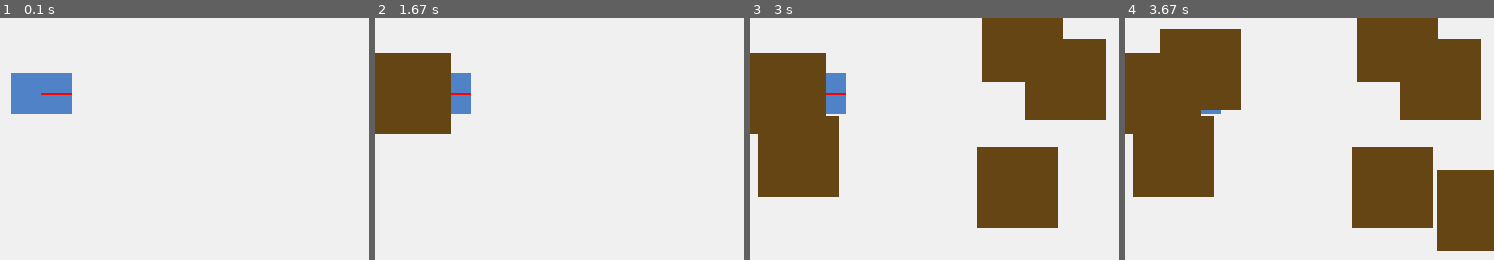
Above: before the commit, frames 1-4 (left to right).
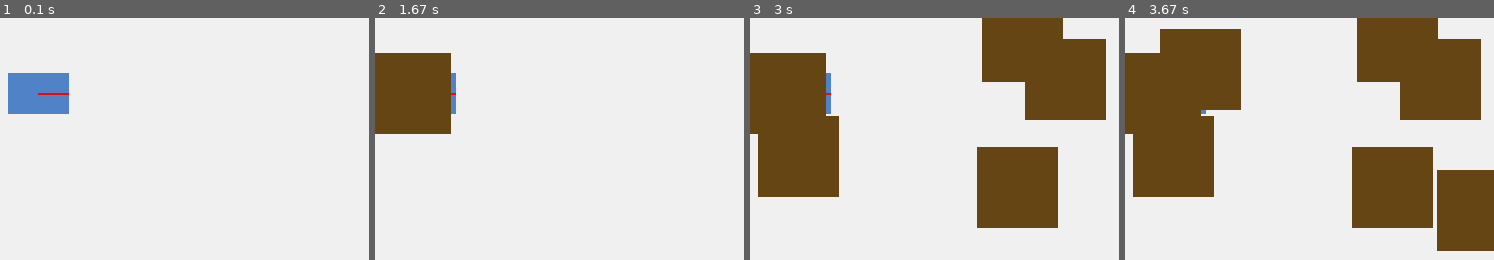
Above: after the commit, the same moments.

Repository: CrazyDreamer2000/ProjetRobotique-UL2IN013
Game: pygame game, started from Projet_Clean/main.py
Two runs of this game, one before a commit and one after it. Both use one fixed random seed, a clock stepped at 60 frames per second and the inputs below.
Inputs (mouse positions are % of the whole screen's width and height, from its top left):
- Up to frame 1 (0.1 s): no input
- Up to frame 2 (1.67 s): click (51, 53) at 0.38 s; click (21, 54) at 0.72 s; click (69, 10) at 1.05 s; click (53, 11) at 1.38 s
- Up to frame 3 (3 s): click (52, 66) at 1.72 s; click (82, 72) at 2.05 s; click (83, 42) at 2.38 s; click (89, 50) at 2.75 s
- Up to frame 4 (3.67 s): click (94, 77) at 3.22 s; click (56, 48) at 3.55 s
The pictures show only the part of the screen within x 46-96%, y 37-87%; the shares and areas given below are measured in that part.

The runs differ from the first frame. In frame 1, 0.3% of the frame differs, in the area x 2-20%, y 22-40%; in frame 2, 0.7%, in the area x 21-27%, y 22-40%; in frame 3, 0.7%; in frame 4, less than 0.1%.

Commit message:
test code

Diff:
--- a/Projet_Clean/core/robot.py
+++ b/Projet_Clean/core/robot.py
@@ -44,7 +44,7 @@
 
         self.capteurs = Capteurs(accelerometre=0.0, capteur_distance=0.0)
         self.vitesse_precedante = 0.0  #pour calculer le acceleration
-
+        self.vitesse_linaire_actuellement = 0.0
 
     def maj_capteurs(self, dt, monde, vitesse_actuelle):
         """renouvMettre à jour l'état du capteur du robot"""
@@ -56,11 +56,12 @@
            accel = (vitesse_actuelle - self.vitesse_precedante) / dt
         self.vitesse_precedante = vitesse_actuelle
 
-        dist = 2.0 #Initialiser la distance
+         #Initialiser la distance
 
         if monde is not None:
             self.dist_obstacle = monde.lire_distance_devant(self.pos)
-
+            dist = self.dist_obstacle
+            #print(dist)  #pour tester
         self.capteurs.accelerometre = accel
         self.capteurs.capteur_distance = dist
 
@@ -133,4 +134,4 @@
         # Normaliser l'orientation dans [-pi, +pi]
         self.pos.orientation = (self.pos.orientation + math.pi) % (2 * math.pi) - math.pi
 
-        return vitesse_avant # utiliser le v pour calculer acceleration
+        self.vitesse_linaire_actuellement = vitesse_avant # utiliser le v pour calculer acceleration
--- a/Projet_Clean/main.py
+++ b/Projet_Clean/main.py
@@ -85,8 +85,7 @@
         robot.definir_commande_roues(v_r_g, v_r_d)
 
     robot.step(dt, monde)
-    v_reel = robot.step(dt, monde)
-    robot.maj_capteurs(dt, monde, v_reel)
+    robot.maj_capteurs(dt, monde, robot.vitesse_linaire_actuellement)
 
     screen.fill((240, 240, 240))
     dessiner_robot(screen, robot)
--- a/Projet_Clean/monde.py
+++ b/Projet_Clean/monde.py
@@ -92,21 +92,19 @@
             dist_test = d * pas
 
              # Calculer les coordonnées (en mètres) du point de détection.
-            test_x_m = x_m + (dist_test + cfg.ROBOT_LONGUEUR / 2)* math.cos(ori)
-            test_y_m = y_m + (dist_test + cfg.ROBOT_LONGUEUR / 2)* math.sin(ori)
+            test_x_m = x_m + (dist_test + cfg.ROBOT_LONGUEUR / 2 )* math.cos(ori)
+            test_y_m = y_m + (dist_test + cfg.ROBOT_LARGEUR / 2)* math.sin(ori)
 
-            # Convertir en coordonnées pixel pour correspondre à la position de l'obstacle
-            test_x_px = test_x_m * cfg.SCALE
-            test_y_px = test_y_m * cfg.SCALE
+
 
             for obs in self.liste_obstacles:
                 #
-                obs_L = obs.longueur * cfg.SCALE / 2
-                obs_l = obs.largeur * cfg.SCALE / 2
+                obs_L = obs.longueur  / 2
+                obs_l = obs.largeur  / 2
 
                 # Détection de collision
-                if (abs(test_x_px - obs.x) < obs_L and
-                    abs(test_y_px - obs.y) < obs_l):
+                if (abs(test_x_m - obs.x) < obs_L and
+                    abs(test_y_m - obs.y) < obs_l):
                     print(dist_test)
                     return dist_test
 
